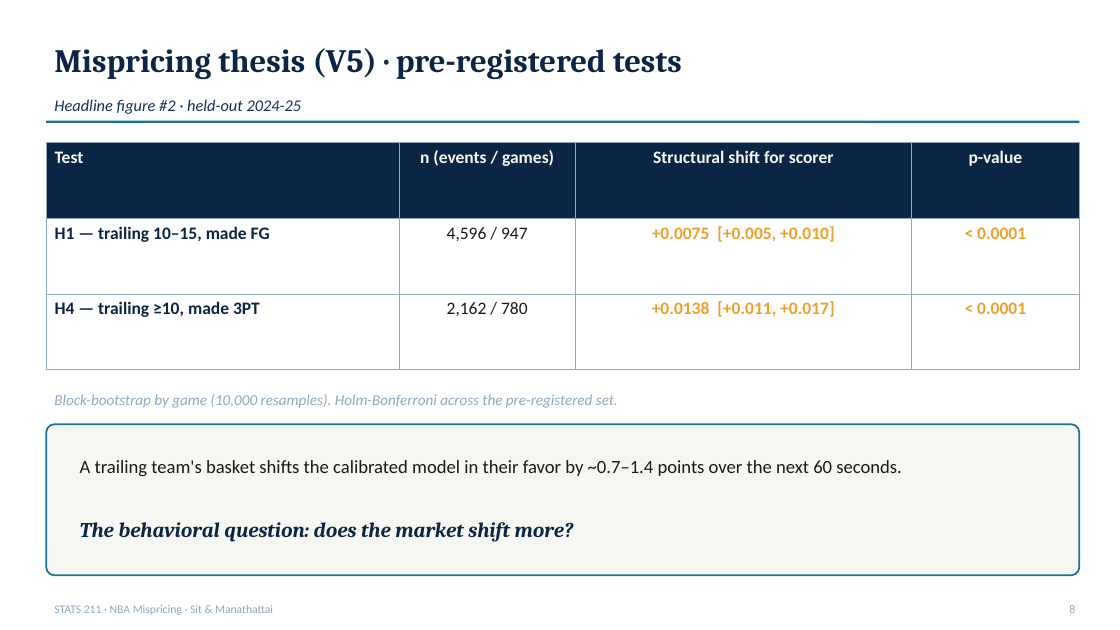
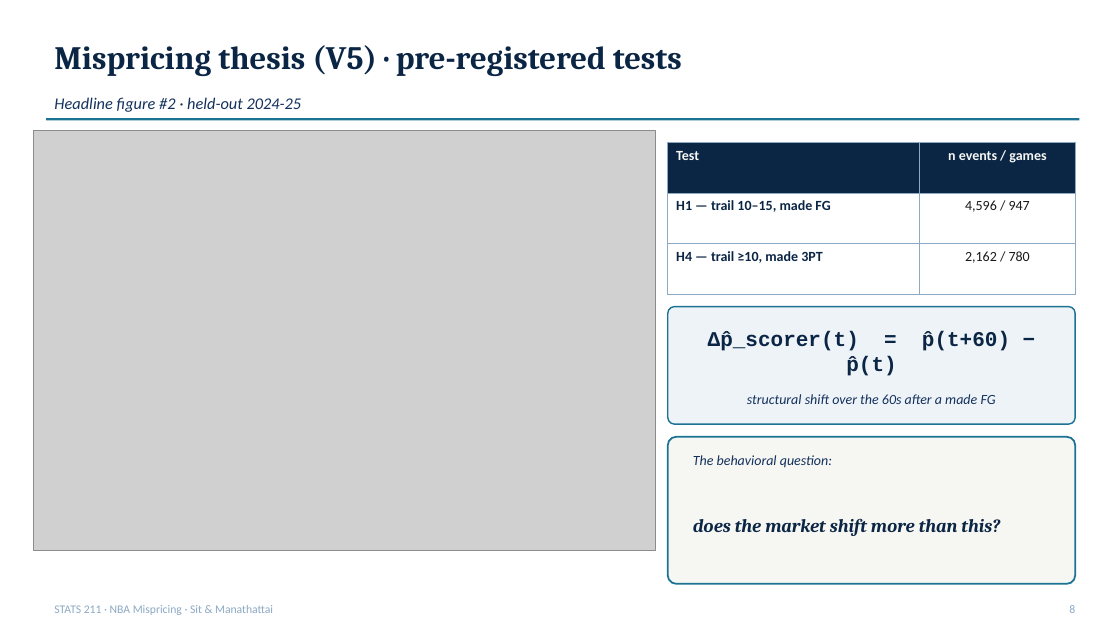
Before and after one commit to ivan-sit/live-nba-market-mispricing-detection, a slide deck: slide 8 of slides/final_deck.pptx. Drawn at 1120x630 pixels with LibreOffice and Linux fonts; fonts in the diff are those of the drawing; grey boxes stand for pictures. Boxes give left, top, right and bottom in pixels: in the first picture for what was removed or moved away, otherwise in the second. Text is boxed around its words. In the diff, an @@ line names an element or a change of style, - is before the commit and + after.

Commit message:
Deck: real PNG figures + formula boxes (replace placeholders)
- scripts/generate_slide_figures.py: matplotlib renderer for all deck PNGs in the
  project palette (NAVY/DEEP/TEAL/SKY/CREAM/ACCENT/INK)
- slides/figures/ (all new):
  · reliability_v2.png      — V2 reliability diagram on 2024-25 (Brier 0.149, ECE 0.008)
  · v5_shifts.png           — H1 / H4 bar chart with 95% CI error bars
  · pilot_roi.png           — SAS@OKC model vs baselines ROI bars
  · liquidity_sample.png    — paired bars: liquid sportsbook vs stale Kalshi
  · pipeline_flow.png       — system flowchart (PBP/odds -> p_hat / p_market -> edge -> backtest)
- slides/build.js: embed all 5 PNGs at the right slides; add prominent formula
  boxes for V2 (p_hat = isotonic(XGB(x))), V5 shift (delta p over 60s), backtest
  (edge, de-vig, Kelly), and V3 Halawi-aggregate
- slides/final_deck.pptx: regenerated (658 KB) with figures + formulas embedded

```diff
--- a/slides/final_deck.pptx
+++ b/slides/final_deck.pptx
@@ picture added at box(34, 130, 655, 550) @@
@@ table at box(668, 143, 1075, 267) @@
-column 1: Test | H1 — trailing 10–15, made FG | H4 — trailing ≥10, made 3PT
-column 2: n (events / games) | 4,596 / 947 | 2,162 / 780
-column 3: Structural shift for scorer | +0.0075 [+0.005, +0.010] | +0.0138 [+0.011, +0.017]
-column 4: p-value | < 0.0001 | < 0.0001
+column 1: Test | H1 — trail 10–15, made FG | H4 — trail ≥10, made 3PT
+column 2: n events / games | 4,596 / 947 | 2,162 / 780
@@ table: place and size @@
-table at box(46, 143, 1080, 321)
+table at box(668, 143, 1075, 267)
@@ rounded rectangle added at box(668, 307, 1075, 424), fill #EEF3F8, outline #1C7293 1.2 pt @@
@@ text added at box(708, 331, 1011, 378), 18 pt, text #0B2545, bold @@
+Δp̂_scorer(t) = p̂(t+60) − p̂(t)
@@ text removed at box(54, 394, 618, 408) @@
-Block-bootstrap by game (10,000 resamples). Holm-Bonferroni across the pre-registered set.
@@ text added at box(747, 394, 996, 404), 12 pt, text #13315C, italic @@
+structural shift over the 60s after a made FG
@@ rounded rectangle: place and size @@
-rounded rectangle at box(46, 424, 1080, 576)
+rounded rectangle at box(668, 437, 1075, 584)
@@ rounded rectangle at box(668, 437, 1075, 584): proportions changed @@
@@ text removed at box(80, 460, 902, 476) @@
-A trailing team's basket shifts the calibrated model in their favor by ~0.7–1.4 points over the next 60 seconds.
@@ text added at box(693, 455, 832, 468), 12 pt, text #13315C, italic @@
+The behavioral question:
@@ text at box(693, 518, 1000, 536): text changed; size 18 to 16 pt @@
-The behavioral question: does the market shift more?
+does the market shift more than this?
```
Also in this commit, not shown: 12 other slides changed, 7 other files.
